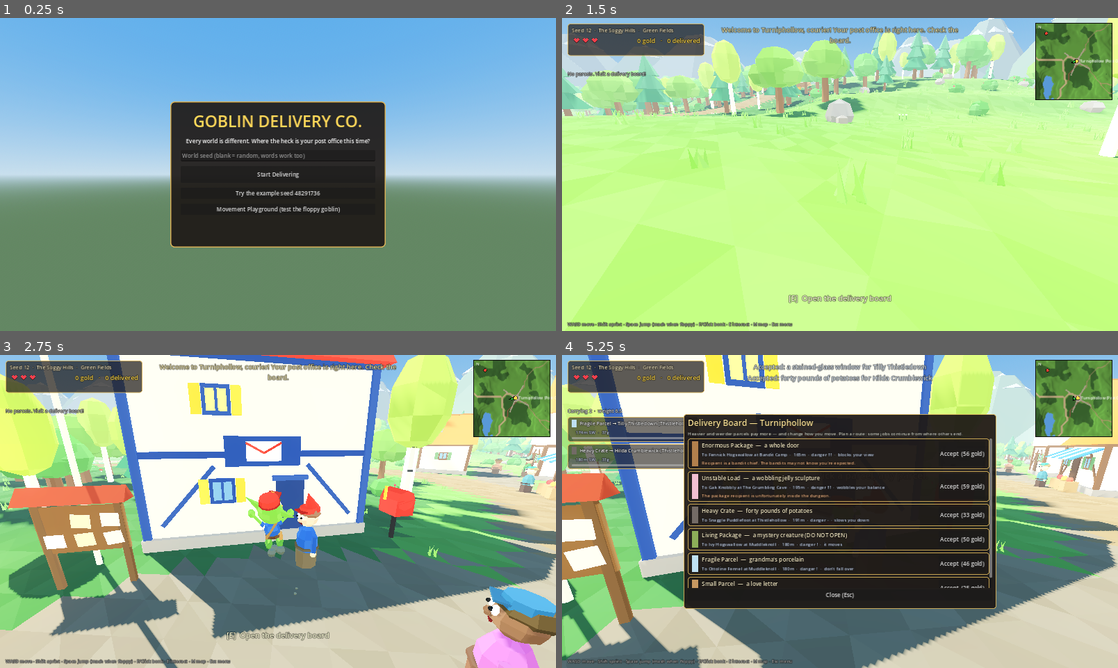
Above: before the commit, frames 1-4 (two rows, left to right).
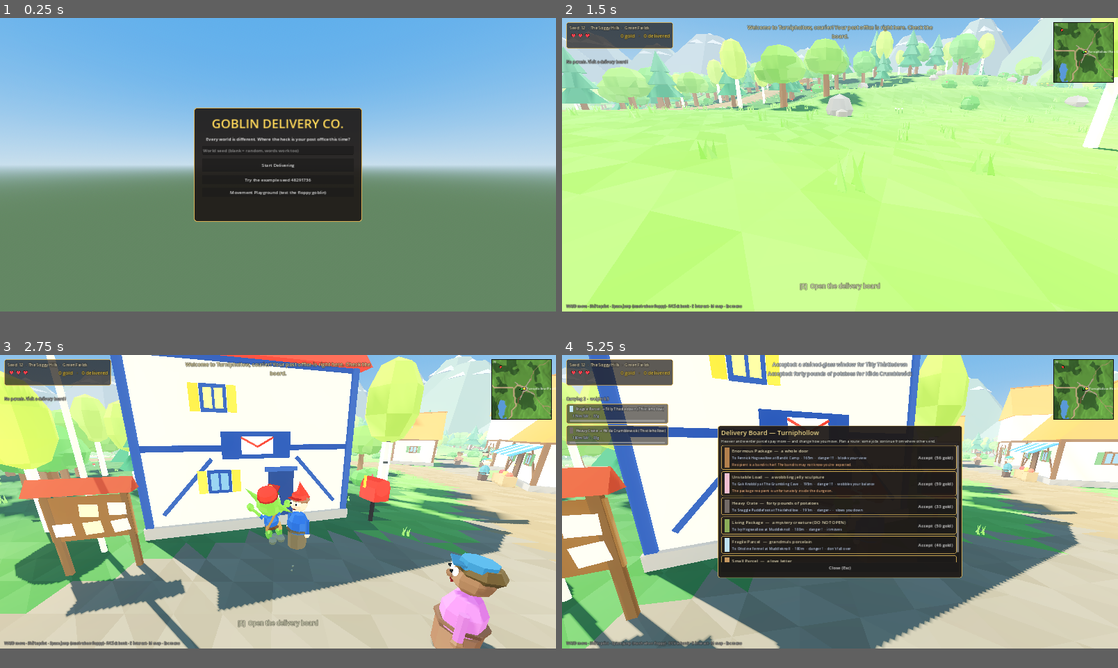
Above: after the commit, the same moments.

Repository: EliteBlackIce/Goblin-Dilvery-
Game: Godot game, scene res://scenes/main.tscn
The game is run twice, just before and just after one commit, with the same random seed, the same clock (stepped at 60 frames per second) and the same inputs.
Inputs (mouse positions are in pixels of both pictures, inside the frame that each line leads up to):
- Up to frame 1 (0.25 s): no input
- Up to frame 2 (1.5 s): click (840, 155) at 0.52 s; type "12" at 0.6 s; click "Start Delivering" at 1.25 s
- Up to frame 3 (2.75 s): tap Enter at 2 s; move the mouse to (305, 511) at 2.02 s; hold W (move_forward) from 2.03 s (still down); hold F (attack) from 2.03 s (still down); click (305, 511) at 2.17 s; tap Space (jump) at 2.27, 2.57 s
- Up to frame 4 (5.25 s): move the mouse to (812, 511) at 2.77 s; release F (attack) at 2.78 s; tap C (camera_recenter) at 2.85 s; tap Space (jump) at 3.02, 3.32 s; move the mouse to (851, 505) at 3.52 s; tap E (interact) at 3.6 s; release W (move_forward) at 4.25 s; click "Accept (37 gold)" at 4.25 s; click "Accept (33 gold)" at 5 s
In our replay, the window is 800x450 before the commit and 800x422 after it. These sizes can differ from the game's own. Grey fills any space a smaller window leaves; there, only what the larger window draws over its background counts as a difference.

The runs differ from the first frame. In frame 1, 14% of the frame differs, in the area x 0-100%, y 26-74%; in frame 2, 19%; in frame 3, 54%, in the area x 0-100%, y 0-100%; in frame 4, 49%.

Commit message:
Set game window resolution to 2048x1080
Co-Authored-By: Claude Opus 5.5 <noreply@anthropic.com>
Claude-Session: https://claude.ai/code/session_01LyMtoDr8Zu3eMRytWqJuDE

Diff:
--- a/project.godot
+++ b/project.godot
@@ -22,8 +22,8 @@
 
 [display]
 
-window/size/viewport_width=1600
-window/size/viewport_height=900
+window/size/viewport_width=2048
+window/size/viewport_height=1080
 window/stretch/mode="canvas_items"
 window/stretch/aspect="expand"
 
